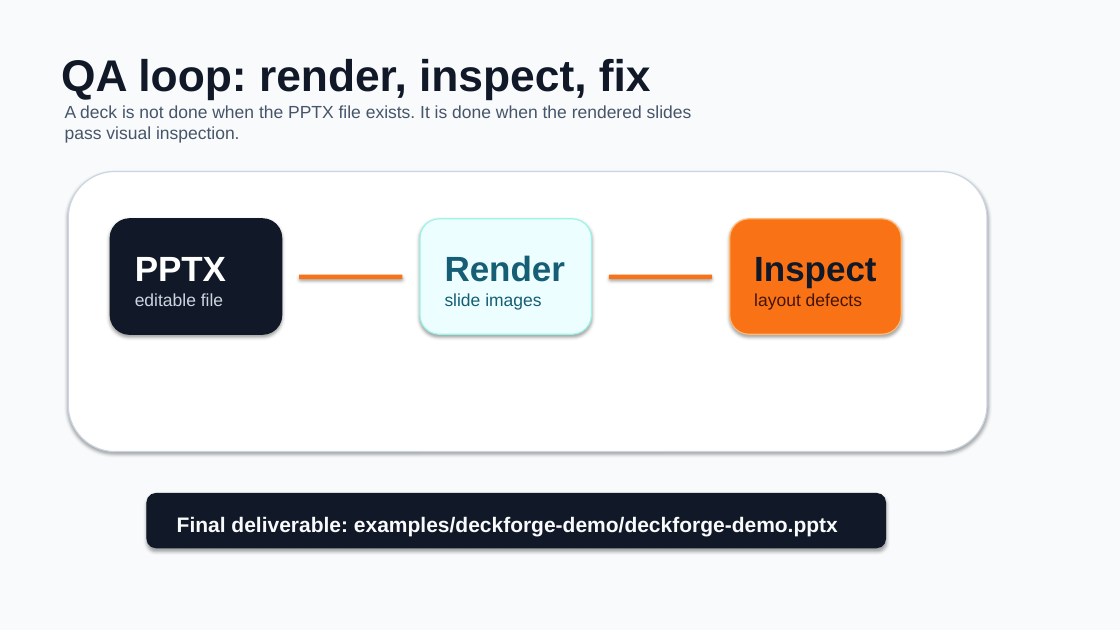
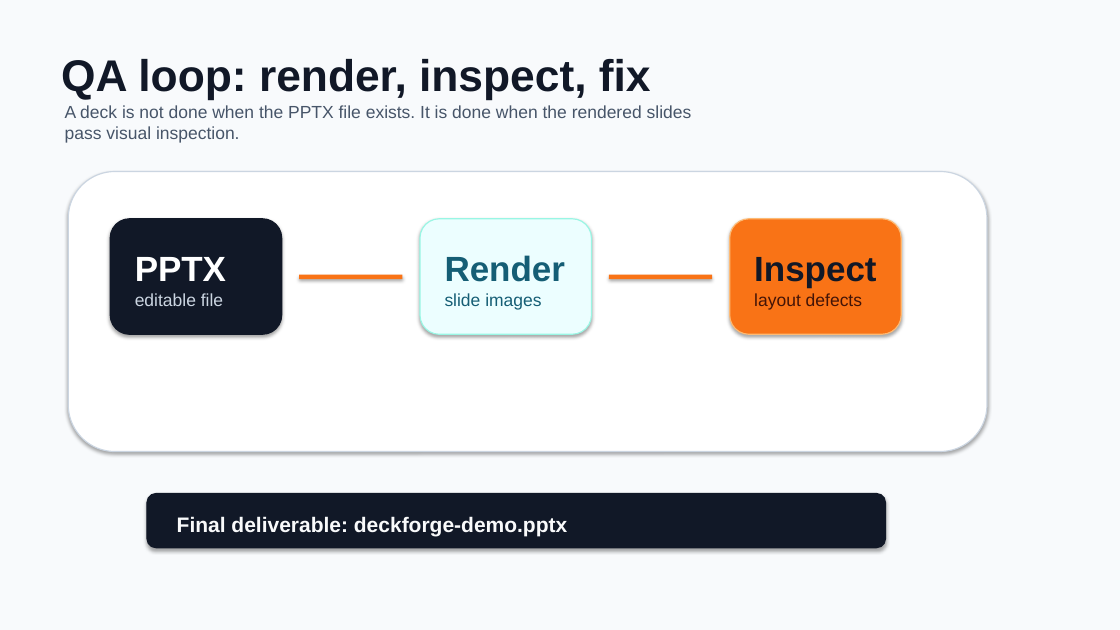
Before and after one commit to JerryLiu-uestc/html-to-editable-ppt, a slide deck: slide 5 of examples/deckforge-demo/deckforge-demo.pptx. Drawn at 1120x630 pixels with LibreOffice and Linux fonts; fonts in the diff are those of the drawing. Boxes give left, top, right and bottom in pixels: in the first picture for what was removed or moved away, otherwise in the second. Text is boxed around its words. In the diff, an @@ line names an element or a change of style, - is before the commit and + after.

```diff
--- a/examples/deckforge-demo/deckforge-demo.pptx
+++ b/examples/deckforge-demo/deckforge-demo.pptx
@@ text at (177, 516, 567, 536): text changed @@
-Final deliverable: examples/deckforge-demo/deckforge-demo.pptx
+Final deliverable: deckforge-demo.pptx
```
Also in this commit, not shown: 4 other slides changed, 5 other files.
